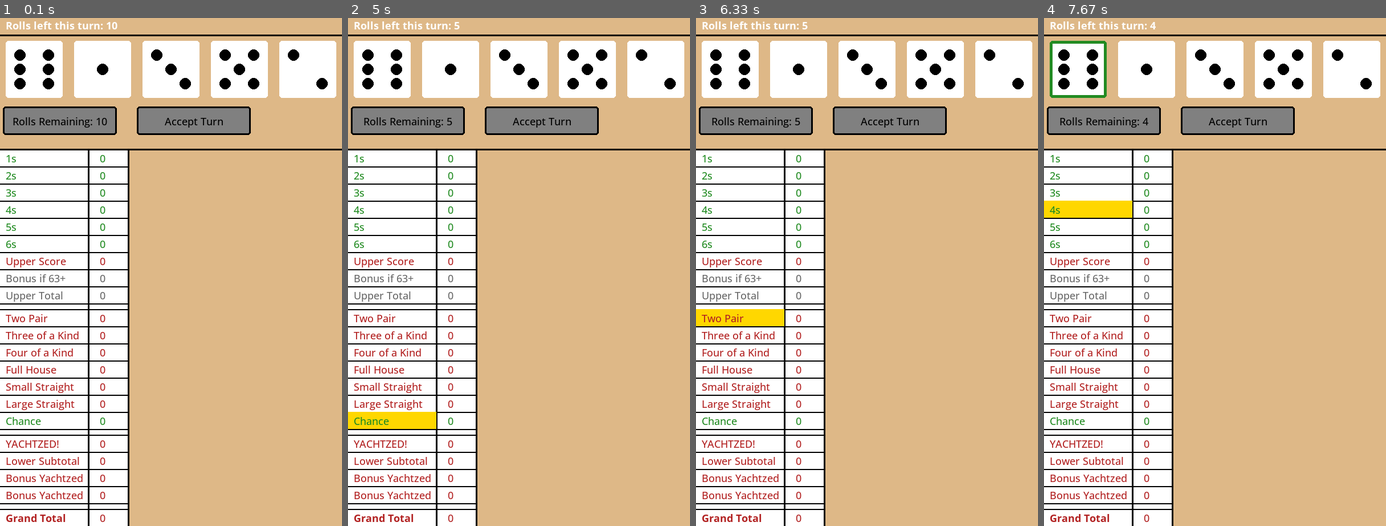
Above: before the commit, frames 1-4 (left to right).
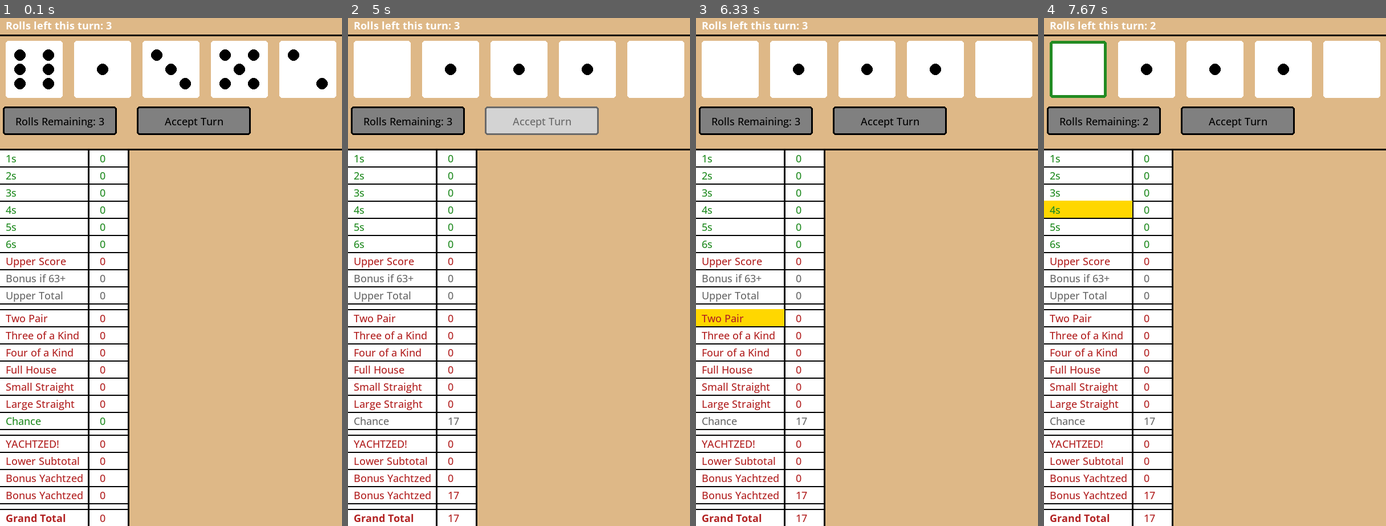
Above: after the commit, the same moments.

Repository: machinateddesigns/PythonGeneral
Game: pygame game, started from yachtzed.py
Same seed, same stepped clock (60 frames per second), same inputs: the game is played once before the commit and once after it.
Inputs (mouse positions are in pixels of both pictures, inside the frame that each line leads up to):
- Up to frame 1 (0.1 s): no input
- Up to frame 2 (5 s): click "Accept Turn" at 0.38 s; press the mouse at (409, 119) at 0.7 s; move the mouse to (423, 145) at 0.8 s; release the mouse at (436, 170) at 0.93 s; click (409, 119) at 1.05 s, where only the run after the commit has a clickable "Rolls Remaining: 2"; click (406, 373) at 1.38 s; click (457, 109) at 1.72 s; press the mouse at (409, 119) at 2.03 s; move the mouse to (512, 287) at 2.13 s; release the mouse at (614, 454) at 2.27 s; click "1s" at 2.38 s; click "Two Pair" at 2.72 s; click (409, 119) at 3.05 s, where only the run after the commit has a clickable "Rolls Remaining: 0"; press the mouse at (392, 200) at 3.37 s; move the mouse to (474, 256) at 3.47 s; release the mouse at (560, 312) at 3.6 s; click (406, 236) at 3.72 s; click (392, 429) at 4.05 s; click "Accept Turn" at 4.88 s
- Up to frame 3 (6.33 s): press the mouse at (890, 119) at 5.2 s; move the mouse to (815, 282) at 5.3 s; release the mouse at (743, 444) at 5.43 s; click (774, 312) at 5.55 s
- Up to frame 4 (7.67 s): press the mouse at (1088, 200) at 6.37 s; move the mouse to (1194, 256) at 6.47 s; release the mouse at (1303, 317) at 6.6 s; click (1115, 114) at 7.22 s; press the mouse at (1078, 68) at 7.53 s; move the mouse to (1197, 89) at 7.63 s

The runs differ from the first frame. In frame 1, 0.2% of the frame differs, in the area x 3-35%, y 0-22%; in frame 2, 3.6%, in the area x 0-96%, y 0-100%; in frame 3, 1.0%; in frame 4, 1.0%.

Commit message:
Update yachtzed.py

Diff:
--- a/yachtzed.py
+++ b/yachtzed.py
@@ -1,6 +1,6 @@
 #imports
 import random
-import time
+#import time
 import json
 import pygame
 
@@ -90,6 +90,7 @@
 totals = [0,0,0,0,0,0,0]
 clicked = -1 #this might need to be global
 current_score = 0
+something_selected = False
 
 #creating a Dice class so we can call multiple of them with different pip counts. This version is for a standard 6 sided die.
 class Dice:
@@ -278,6 +279,22 @@
             current_score = 0
     return current_score
 
+def check_totals(totals_list, score_list, bonus):
+    totals_list[0] = score_list[0] + score_list[1] + score_list[2] + score_list[3] + score_list[4] + score_list[5]
+    if totals_list[0] >= 63:
+        totals_list[1] = 35
+    else:
+        totals_list[1] = 0
+    totals_list[2] = totals_list[0] + totals_list[1]
+    if bonus:
+        totals_list[3] = 100
+        bonus = False
+    if bonus == True and totals_list[3] == 100:
+        totals_list[4] += 100
+        bonus = False
+    totals_list[5] = score_list[6] + score_list[7] + score_list[8] + score_list[9] + score_list[10] + score_list[11] + score_list[12] + score_list[13] + totals_list[3] + totals_list[4]
+    totals_list[6] = totals_list[2] + totals_list[5]
+    return totals_list, bonus
 
 def check_possible(possible_list, numbers_list):
     max_count = 0
@@ -368,7 +385,7 @@
     #globalize the variable
     global rolls_remaining
     #local rolls variable
-    rolls_remaining = 10 #3
+    rolls_remaining = 3 #3
     #Loading dice sounds
     #need to load possible as a global variable before it's used or redefined
     global possible
@@ -376,6 +393,9 @@
     global done
     global score
     global totals
+    global something_selected
+    global numbers
+    bonus_time = False
     #Shake effect intialization for dice or other objects
     shakex = [0,0,0,0,0] #are these supposed to be lists, not integers? They were working all the same.
     shakey = [0,0,0,0,0]
@@ -383,6 +403,10 @@
     #setting the roll button parameters
     roll_text = f"Rolls Remaining: {rolls_remaining}"
     roll_button = Button(5, 165, 200, 50, gray, 5, roll_text, font_m, black, 0)
+
+    #setting accept button parameters
+    accept_text = f"Accept Turn"
+    accept_button = Button(240, 165, 200, 50, gray, 5, accept_text, font_m, black, 0)
 
     while running:
 
@@ -404,6 +428,9 @@
         else:
             shakex = [0,0,0,0,0]
             shakey = [0,0,0,0,0]
+
+        if True in selected_choice:
+            something_selected = True
 
         #setting the dice positions, list key, and object key
         die1 = Dice(10 + shakex[0], 50 + shakey[0], numbers[0], 0)
@@ -430,8 +457,15 @@
         #drawing the roll button
         roll_button.draw()
 
-        accept_text = f"Accept Turn"
-        accept_button = Button(240, 165, 200, 50, gray, 5, accept_text, font_m, black, 0)
+        #Text for the roll button
+        accept_button.text = f"Accept Turn"
+
+        if accept_button.button and accept_button.button.collidepoint(mouse_pos):
+            accept_button.color = lightgray  # hover color
+            accept_button.textcolor = darkgray
+        else:
+            accept_button.color = gray      # default color
+            accept_button.textcolor = black
         accept_button.draw()
 
         draw_stuff()
@@ -507,6 +541,20 @@
                     roll_button.pressed = True
                     if rolls_remaining > 0:
                         roll = True
+                if accept_button.button.collidepoint(event.pos) and something_selected and rolls_remaining < 3:
+                    if score[11] == 50 and done[11] and possible[11]:
+                        bonus_time = True
+                    for i in range(len(selected_choice)):
+                        if selected_choice[i]:
+                            done[i] = True
+                            score[i] = current_score
+                            selected_choice[i] = False
+                    for i in range(len(dice_selected)):
+                        dice_selected[i] = False
+                    numbers = [0, -7, -9, -9, -8]
+                    something_selected = False
+                    rolls_remaining = 3
+
             if event.type == pygame.MOUSEBUTTONUP:
                 if roll_button.pressed == True:
                     roll_button.pressed = False
@@ -521,6 +569,7 @@
 
         possible = check_possible(possible, numbers)
         current_score = check_scores(selected_choice, numbers, possible, score)
+        totals, bonus_time = check_totals(totals, score, bonus_time)
 
         ones.draw()
         twos.draw()
